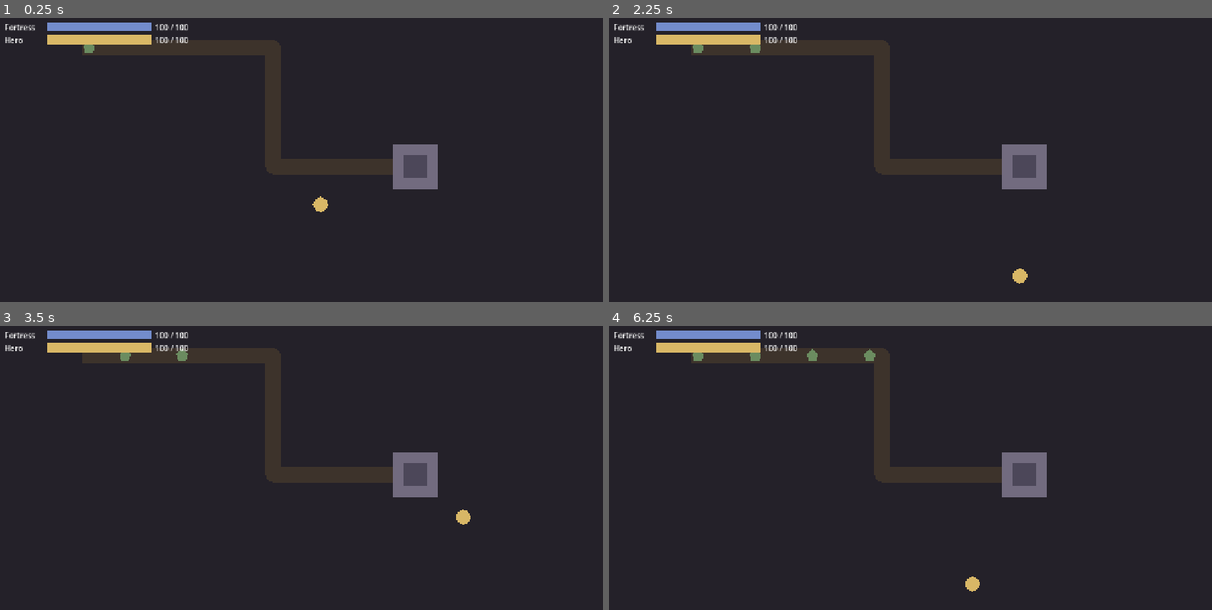
Above: before the commit, frames 1-4 (two rows, left to right).
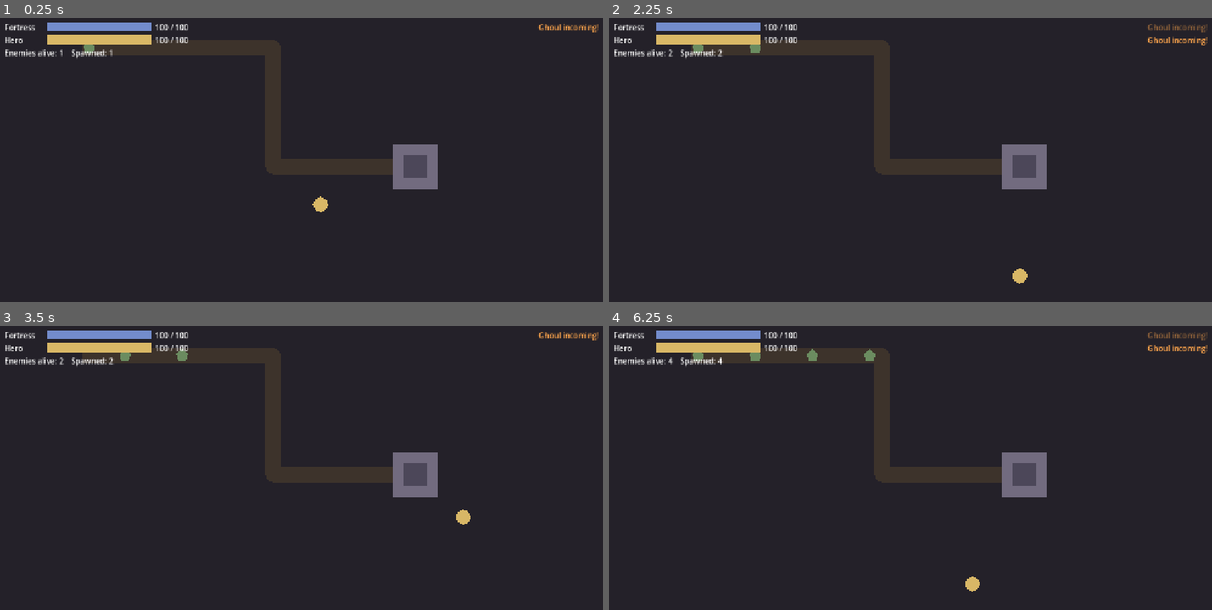
Above: after the commit, the same moments.

Repository: tkjuggeri-svg/last-stand
Game: Godot game, scene res://main/main.tscn
Two runs of this game, one before a commit and one after it. Both use one fixed random seed, a clock stepped at 60 frames per second and the inputs below.
Inputs (mouse positions are in pixels of both pictures, inside the frame that each line leads up to):
- Up to frame 1 (0.25 s): no input
- Up to frame 2 (2.25 s): tap Enter at 0.5 s; move the mouse to (1043, 168) at 0.52 s; press the mouse at (1043, 168) at 0.53 s; hold D (move_right) 0.53-1.28 s; move the mouse to (789, 202) at 1.27 s; release the mouse at (789, 202) at 1.28 s; hold S (move_down) 1.28-2.03 s; click (789, 202) at 1.35 s; move the mouse to (970, 108) at 2.02 s; press the mouse at (970, 108) at 2.03 s; hold D (move_right) from 2.03 s (still down)
- Up to frame 3 (3.5 s): move the mouse to (271, 561) at 2.77 s; release D (move_right) at 2.78 s; release the mouse at (271, 561) at 2.78 s; hold W (move_up) from 2.78 s (still down); click (271, 561) at 2.85 s
- Up to frame 4 (6.25 s): move the mouse to (1091, 544) at 3.52 s; release W (move_up) at 3.53 s; press the mouse at (1091, 544) at 3.53 s; hold A (move_left) 3.53-5.03 s; move the mouse to (729, 442) at 4.27 s; release the mouse at (729, 442) at 4.28 s; click (729, 442) at 4.35 s; move the mouse to (940, 493) at 5.02 s; press the mouse at (940, 493) at 5.03 s; hold S (move_down) 5.03-5.78 s; move the mouse to (820, 408) at 5.77 s; release the mouse at (820, 408) at 5.78 s; hold D (move_right) from 5.78 s (still down); click (820, 408) at 5.85 s

The runs differ from the first frame. In frame 1, 0.4% of the frame differs, in the area x 0-100%, y 2-15%; in frame 2, 0.5%; in frame 3, 0.4%; in frame 4, 0.5%.

Commit message:
Playtest: enemy information HUD
- Enemy reports exactly one exit: `died` (killed) or `reached_fortress`.
- EnemySpawner tracks living/spawned counts and emits enemy_killed and
  enemy_counts_changed(living, spawned); getters for both counts.
- HUD: "Enemies alive / Spawned" under the HP bars (top-left) and a
  fading NotificationFeed (top-right, max 4 lines, ~2.5 s) showing
  "Ghoul incoming!" and "Ghoul slain!". All via signals, no autoload.
- test_enemy_info (17 checks): counts and label match the living enemies
  every frame, kills vs fortress arrivals, single exit per enemy, feed
  fade/cap and placement (mutation-checked).

Co-Authored-By: Claude Opus 5.5 <noreply@anthropic.com>

Diff:
--- a/entities/enemies/enemy.gd
+++ b/entities/enemies/enemy.gd
@@ -2,6 +2,11 @@
 extends CharacterBody2D
 ## Base enemy: walks along its lane toward the fortress. Dies when its HP runs out,
 ## and is used up when its Hitbox reaches the fortress. Stats come from an EnemyData resource.
+
+## Killed by damage (e.g. the hero). Emitted at most once, and never together with reached_fortress.
+signal died(enemy: Enemy)
+## Touched the fortress and was used up. Emitted at most once, and never together with died.
+signal reached_fortress(enemy: Enemy)
 
 ## How far ahead on the lane the enemy aims, in pixels. Aiming ahead (instead of following
 ## a fixed position) lets it find its way back to the lane if something pushes it off.
@@ -12,6 +17,8 @@
 ## The Path2D to follow. Set by the spawner before the enemy is added to the tree.
 var lane: Path2D
 
+var _is_finished: bool = false
+
 @onready var _health: HealthComponent = %HealthComponent
 @onready var _hitbox: Hitbox = %Hitbox
 
@@ -20,7 +27,7 @@
 	assert(data != null, "Enemy needs EnemyData: %s" % get_path())
 	_health.setup(data.max_health)
 	_hitbox.damage = data.fortress_damage
-	_health.died.connect(queue_free)
+	_health.died.connect(_on_health_died)
 	_hitbox.hit.connect(_on_hitbox_hit)
 
 
@@ -41,6 +48,19 @@
 	return to_target.normalized()
 
 
+func _on_health_died() -> void:
+	_finish(died)
+
+
 func _on_hitbox_hit(_hurtbox: Hurtbox) -> void:
 	# The prototype enemy only hurts the fortress, and spends itself doing so.
+	_finish(reached_fortress)
+
+
+## Reports how the enemy left (once, even if killed in the same frame it reaches the fortress) and removes it.
+func _finish(outcome: Signal) -> void:
+	if _is_finished:
+		return
+	_is_finished = true
+	outcome.emit(self)
 	queue_free()
--- a/levels/prototype_arena.tscn
+++ b/levels/prototype_arena.tscn
@@ -85,6 +85,7 @@
 limit_bottom = 400
 position_smoothing_enabled = true
 
-[node name="HUD" parent="." node_paths=PackedStringArray("fortress", "hero") instance=ExtResource("6_hud")]
+[node name="HUD" parent="." node_paths=PackedStringArray("fortress", "hero", "spawner") instance=ExtResource("6_hud")]
 fortress = NodePath("../Fortress")
 hero = NodePath("../Hero")
+spawner = NodePath("../EnemySpawner")
--- a/systems/enemy_spawner.gd
+++ b/systems/enemy_spawner.gd
@@ -4,6 +4,10 @@
 ## Spawned enemies become children of this node.
 
 signal enemy_spawned(enemy: Enemy)
+## A spawned enemy was killed (not when it is used up at the fortress).
+signal enemy_killed(enemy: Enemy)
+## The number of living enemies or the total spawned changed.
+signal enemy_counts_changed(living_count: int, spawned_count: int)
 
 @export var enemy_scene: PackedScene
 @export var lane: Path2D
@@ -13,6 +17,7 @@
 @export var autostart: bool = true
 
 var _spawned_count: int = 0
+var _living_count: int = 0
 var _time_until_next_spawn: float = 0.0
 var _running: bool = false
 
@@ -37,6 +42,14 @@
 		_running = false
 
 
+func get_spawned_count() -> int:
+	return _spawned_count
+
+
+func get_living_count() -> int:
+	return _living_count
+
+
 ## Starts (or restarts) spawning from the first enemy.
 func start() -> void:
 	_spawned_count = 0
@@ -47,7 +60,22 @@
 func _spawn_enemy() -> void:
 	var enemy: Enemy = enemy_scene.instantiate()
 	enemy.lane = lane
+	enemy.died.connect(_on_enemy_died)
+	enemy.reached_fortress.connect(_on_enemy_reached_fortress)
 	add_child(enemy)
 	enemy.global_position = lane.to_global(lane.curve.sample_baked(0.0))
 	_spawned_count += 1
+	_living_count += 1
 	enemy_spawned.emit(enemy)
+	enemy_counts_changed.emit(_living_count, _spawned_count)
+
+
+func _on_enemy_died(enemy: Enemy) -> void:
+	_living_count -= 1
+	enemy_killed.emit(enemy)
+	enemy_counts_changed.emit(_living_count, _spawned_count)
+
+
+func _on_enemy_reached_fortress(_enemy: Enemy) -> void:
+	_living_count -= 1
+	enemy_counts_changed.emit(_living_count, _spawned_count)
--- /dev/null
+++ b/tests/automated/test_enemy_info.gd
@@ -0,0 +1,162 @@
+extends SceneTree
+## Automated check for the enemy information HUD: counts, notifications and their wiring.
+## Run all tests with tests/run_tests.sh, or this one: godot --headless --fixed-fps 60 --path . --script res://<this file>
+
+const VIEWPORT_SIZE: Vector2 = Vector2(1280, 720)
+
+var _failures: int = 0
+
+
+func _initialize() -> void:
+	await _test_in_level()
+	await _test_feed_widget()
+	await _test_hud_alone()
+	print("RESULT: ", "PASS" if _failures == 0 else "FAIL (%d)" % _failures)
+	quit(_failures)
+
+
+func _test_in_level() -> void:
+	var level: Level = (load("res://levels/prototype_arena.tscn") as PackedScene).instantiate()
+	root.add_child(level)
+	var spawner: EnemySpawner = level.get_node("EnemySpawner")
+	var hud: CanvasLayer = level.get_node("HUD")
+	var stats: Label = hud.get_node("%EnemyStatsLabel")
+	var feed: NotificationFeed = hud.get_node("%NotificationFeed")
+	var hero: Hero = level.get_node("Hero")
+	var fortress: Fortress = level.get_node("Fortress")
+
+	var events: Dictionary = {"spawned": 0, "killed": 0, "reached": 0, "label_lagged": false}
+	spawner.enemy_spawned.connect(func(e: Enemy) -> void:
+		events["spawned"] += 1
+		e.reached_fortress.connect(func(_e: Enemy) -> void: events["reached"] += 1))
+	var kill_frames: Array[int] = []
+	spawner.enemy_killed.connect(func(_e: Enemy) -> void:
+		events["killed"] += 1
+		kill_frames.append(Engine.get_physics_frames()))
+	# Listener order is not guaranteed, so check at the end of the same frame that the label
+	# shows the latest counts (i.e. no frame ever displays stale numbers).
+	spawner.enemy_counts_changed.connect(func(_living: int, _spawned: int) -> void:
+		(func() -> void:
+			if stats.text != _stats_text(spawner.get_living_count(), spawner.get_spawned_count()):
+				events["label_lagged"] = true).call_deferred())
+	await _frames(2)
+
+	# --- First spawn ---
+	_check("stats after first spawn", stats.text == _stats_text(1, 1))
+	_check("'Ghoul incoming!' shown", _feed_texts(feed) == ["Ghoul incoming!"])
+
+	# --- Kill it ---
+	var ghoul: Enemy = spawner.get_child(0)
+	for _swing: int in 3:
+		hero.position = ghoul.global_position + Vector2(40, 0)
+		await _frames(1)
+		hero.attack(ghoul.global_position)
+		await _frames(27)
+	_check("ghoul killed", not is_instance_valid(ghoul) and events["killed"] == 1)
+	_check("stats after kill (0 alive, 1 spawned)", stats.text == _stats_text(0, 1))
+	_check("'Ghoul slain!' shown", _feed_texts(feed).has("Ghoul slain!"))
+	var slain_label: Label = _find_label(feed, "Ghoul slain!")
+
+	# --- Messages fade on their own (2 s, then a 0.5 s fade), timed from the kill ---
+	await _until_frame(kill_frames[0] + 132)
+	_check("message fading 2.2 s after the kill", is_instance_valid(slain_label) and slain_label.modulate.a < 1.0)
+	await _until_frame(kill_frames[0] + 165)
+	_check("message gone 2.75 s after the kill", not is_instance_valid(slain_label))
+
+	# --- Long run: counts always match reality; reaching the fortress is not a kill ---
+	var counts_ok: bool = true
+	var frames: int = 0
+	while fortress.health.current_health == 100 and frames < 1200:
+		await physics_frame
+		frames += 1
+		var living: int = spawner.get_living_count()
+		counts_ok = (counts_ok
+			and living == _alive_children(spawner).size()
+			and living == events["spawned"] - events["killed"] - events["reached"]
+			and spawner.get_spawned_count() == events["spawned"]
+			and stats.text == _stats_text(living, events["spawned"]))
+	_check("a ghoul reached the fortress", fortress.health.current_health == 90 and events["reached"] == 1)
+	_check("reaching the fortress is not reported as a kill", events["killed"] == 1)
+	_check("counts and label match the living enemies every frame (%d frames)" % frames, counts_ok)
+	_check("label never lagged behind a count change", not events["label_lagged"])
+
+	# --- Killed and reached in the same frame counts once ---
+	ghoul = _alive_children(spawner)[0]
+	var living_before: int = spawner.get_living_count()
+	(ghoul.get_node("%HealthComponent") as HealthComponent).take_damage(100)
+	(ghoul.get_node("%Hitbox") as Hitbox).register_hit(fortress.get_node("Hurtbox") as Hurtbox)
+	await _frames(1)
+	_check("double exit counted once", spawner.get_living_count() == living_before - 1 and events["killed"] == 2)
+
+	# --- Placement: outside the middle of the screen ---
+	var feed_rect: Rect2 = feed.get_global_rect()
+	var stats_rect: Rect2 = stats.get_global_rect()
+	_check("feed sits in the top-right corner (%s)" % feed_rect,
+		feed_rect.position.x >= VIEWPORT_SIZE.x * 0.7 and feed_rect.end.x <= VIEWPORT_SIZE.x and feed_rect.end.y <= 160.0)
+	_check("stats sit in the top-left corner (%s)" % stats_rect,
+		stats_rect.end.x <= VIEWPORT_SIZE.x * 0.4 and stats_rect.end.y <= 160.0)
+	level.queue_free()
+	await _frames(2)
+
+
+func _test_feed_widget() -> void:
+	var feed: NotificationFeed = (load("res://ui/widgets/notification_feed.tscn") as PackedScene).instantiate()
+	root.add_child(feed)
+	for i: int in 6:
+		feed.push("message %d" % i)
+	await _frames(1)
+	_check("feed keeps at most 4 messages, newest last",
+		_feed_texts(feed) == ["message 2", "message 3", "message 4", "message 5"])
+	await _frames(170)
+	_check("all messages expire", feed.get_child_count() == 0)
+	feed.queue_free()
+	await _frames(2)
+
+
+func _test_hud_alone() -> void:
+	var hud: CanvasLayer = (load("res://ui/hud/hud.tscn") as PackedScene).instantiate()
+	root.add_child(hud)
+	await _frames(2)
+	_check("HUD alone: enemy stats hidden without a spawner", not (hud.get_node("%EnemyStatsLabel") as Label).visible)
+	hud.queue_free()
+	await _frames(2)
+
+
+## Enemies still in the tree and not already removed this frame (queue_free takes effect at frame end).
+func _alive_children(spawner: EnemySpawner) -> Array[Node]:
+	return spawner.get_children().filter(func(n: Node) -> bool: return not n.is_queued_for_deletion())
+
+
+func _until_frame(frame: int) -> void:
+	while Engine.get_physics_frames() < frame:
+		await physics_frame
+
+
+func _stats_text(living: int, spawned: int) -> String:
+	return "Enemies alive: %d    Spawned: %d" % [living, spawned]
+
+
+func _feed_texts(feed: NotificationFeed) -> Array[String]:
+	var texts: Array[String] = []
+	for child: Node in feed.get_children():
+		if not child.is_queued_for_deletion():
+			texts.append((child as Label).text)
+	return texts
+
+
+func _find_label(feed: NotificationFeed, text: String) -> Label:
+	for child: Node in feed.get_children():
+		if (child as Label).text == text:
+			return child
+	return null
+
+
+func _frames(count: int) -> void:
+	for _i: int in count:
+		await physics_frame
+
+
+func _check(label: String, ok: bool) -> void:
+	print("[", "ok" if ok else "FAIL", "] ", label)
+	if not ok:
+		_failures += 1
--- a/tests/test_hud.tscn
+++ b/tests/test_hud.tscn
@@ -14,9 +14,10 @@
 
 [node name="TestHud" type="Node2D"]
 
-[node name="HUD" parent="." node_paths=PackedStringArray("fortress", "hero") instance=ExtResource("1_hud")]
+[node name="HUD" parent="." node_paths=PackedStringArray("fortress", "hero", "spawner") instance=ExtResource("1_hud")]
 fortress = NodePath("../Fortress")
 hero = NodePath("../Hero")
+spawner = NodePath("../EnemySpawner")
 
 [node name="Floor" type="ColorRect" parent="."]
 offset_left = -900.0
--- a/ui/hud/hud.gd
+++ b/ui/hud/hud.gd
@@ -1,17 +1,30 @@
 extends CanvasLayer
-## In-game overlay showing fortress and hero HP. Assign fortress and hero in the level scene.
-## A bar whose target is not assigned is hidden, so the HUD also runs on its own.
+## In-game overlay: fortress and hero HP, enemy counts, and short event notifications.
+## Assign fortress, hero and spawner in the level scene. Parts whose target is not assigned are
+## hidden, so the HUD also runs on its own.
+
+const INCOMING_COLOR: Color = Color(1.0, 0.65, 0.3, 1)
+const SLAIN_COLOR: Color = Color(0.6, 0.9, 0.5, 1)
 
 @export var fortress: Fortress
 @export var hero: Hero
+@export var spawner: EnemySpawner
 
 @onready var _fortress_bar: HealthBar = %FortressBar
 @onready var _hero_bar: HealthBar = %HeroBar
+@onready var _enemy_stats_label: Label = %EnemyStatsLabel
+@onready var _feed: NotificationFeed = %NotificationFeed
 
 
 func _ready() -> void:
 	_fortress_bar.visible = fortress != null
 	_hero_bar.visible = hero != null
+	_enemy_stats_label.visible = spawner != null
+	if spawner != null:
+		spawner.enemy_spawned.connect(_on_enemy_spawned)
+		spawner.enemy_killed.connect(_on_enemy_killed)
+		spawner.enemy_counts_changed.connect(_on_enemy_counts_changed)
+		_on_enemy_counts_changed(spawner.get_living_count(), spawner.get_spawned_count())
 	# The HUD may be ready before them (tree order); their `health` is only set in their _ready().
 	if fortress != null:
 		if not fortress.is_node_ready():
@@ -21,3 +34,15 @@
 		if not hero.is_node_ready():
 			await hero.ready
 		_hero_bar.track(hero.health)
+
+
+func _on_enemy_spawned(enemy: Enemy) -> void:
+	_feed.push("%s incoming!" % enemy.data.display_name, INCOMING_COLOR)
+
+
+func _on_enemy_killed(enemy: Enemy) -> void:
+	_feed.push("%s slain!" % enemy.data.display_name, SLAIN_COLOR)
+
+
+func _on_enemy_counts_changed(living_count: int, spawned_count: int) -> void:
+	_enemy_stats_label.text = "Enemies alive: %d    Spawned: %d" % [living_count, spawned_count]
--- a/ui/hud/hud.tscn
+++ b/ui/hud/hud.tscn
@@ -1,14 +1,15 @@
-[gd_scene load_steps=3 format=3]
+[gd_scene load_steps=4 format=3]
 
 [ext_resource type="Script" path="res://ui/hud/hud.gd" id="1_hud"]
 [ext_resource type="PackedScene" path="res://ui/widgets/health_bar.tscn" id="2_bar"]
+[ext_resource type="PackedScene" path="res://ui/widgets/notification_feed.tscn" id="3_feed"]
 
 [node name="HUD" type="CanvasLayer"]
 script = ExtResource("1_hud")
 
 [node name="Margin" type="MarginContainer" parent="."]
 offset_right = 440.0
-offset_bottom = 80.0
+offset_bottom = 110.0
 mouse_filter = 2
 theme_override_constants/margin_left = 16
 theme_override_constants/margin_top = 16
@@ -28,3 +29,19 @@
 layout_mode = 2
 title = "Hero"
 fill_color = Color(0.85, 0.72, 0.4, 1)
+
+[node name="EnemyStatsLabel" type="Label" parent="Margin/Bars"]
+unique_name_in_owner = true
+layout_mode = 2
+text = "Enemies alive: 0    Spawned: 0"
+
+[node name="NotificationFeed" parent="." instance=ExtResource("3_feed")]
+unique_name_in_owner = true
+anchors_preset = 1
+anchor_left = 1.0
+anchor_right = 1.0
+offset_left = -336.0
+offset_top = 16.0
+offset_right = -16.0
+offset_bottom = 136.0
+grow_horizontal = 0
--- /dev/null
+++ b/ui/widgets/notification_feed.gd
@@ -0,0 +1,24 @@
+class_name NotificationFeed
+extends VBoxContainer
+## A short list of messages that fade out on their own. Newest at the bottom; display only.
+
+@export var message_duration: float = 2.0
+@export var fade_duration: float = 0.5
+@export var max_messages: int = 4
+
+
+func push(text: String, color: Color = Color.WHITE) -> void:
+	var label := Label.new()
+	label.text = text
+	label.horizontal_alignment = HORIZONTAL_ALIGNMENT_RIGHT
+	label.add_theme_color_override("font_color", color)
+	add_child(label)
+	while get_child_count() > max_messages:
+		var oldest: Node = get_child(0)
+		remove_child(oldest)
+		oldest.queue_free()
+	# The tween belongs to the label, so it stops if the label is removed early.
+	var tween: Tween = label.create_tween()
+	tween.tween_interval(message_duration)
+	tween.tween_property(label, "modulate:a", 0.0, fade_duration)
+	tween.tween_callback(label.queue_free)
--- /dev/null
+++ b/ui/widgets/notification_feed.tscn
@@ -0,0 +1,7 @@
+[gd_scene load_steps=2 format=3]
+
+[ext_resource type="Script" path="res://ui/widgets/notification_feed.gd" id="1_feed"]
+
+[node name="NotificationFeed" type="VBoxContainer"]
+mouse_filter = 2
+script = ExtResource("1_feed")
Not shown, added: tests/automated/test_enemy_info.gd.uid
Not shown, added: ui/widgets/notification_feed.gd.uid
Not shown, changed: CLAUDE.md
Not shown, changed: GAME_DESIGN.md
